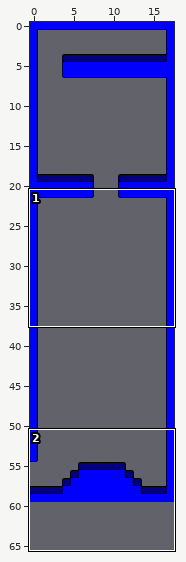
An edit to a level. Tiled map, Resources/room4.tmx. Above, an overview of the earlier version with the close-up marked.
Close-up. Earlier state:
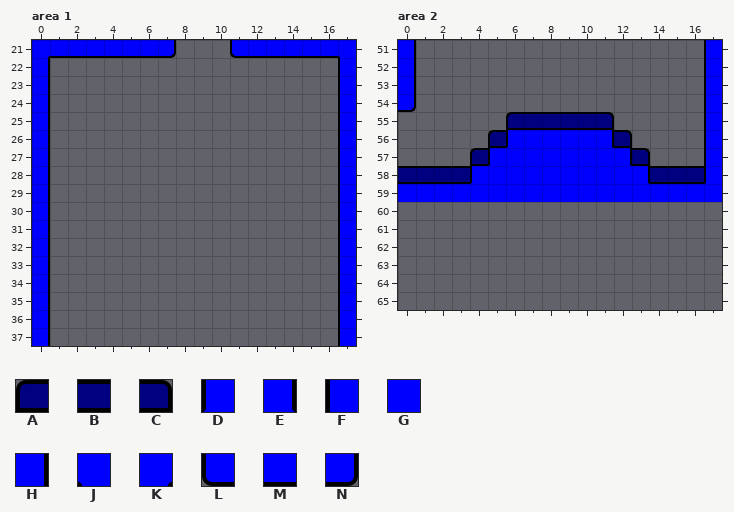
Cells are 32x32 px. Shown: area 1 x 0..17, y 21..37; area 2 x 0..17, y 51..65. The commit also changed other parts of the map, which this record leaves out. The old version is drawn lined up with the new one.
Key: from "tileset": A 0, B 1, C 2, D 3, E 4, F 5, G 6, H 7, J 8, K 9, L 10, M 11, N 12.
_ is an empty cell.
Layer "main-layer" before, area 1, first column x 0:
21 KMMMMMMN___LMMMMMJ
22 H________________F
23 H________________F
24 H________________F
25 H________________F
26 H________________F
27 H________________F
28 H________________F
29 H________________F
30 H________________F
31 H________________F
32 H________________F
33 H________________F
34 H________________F
35 H________________F
36 H________________F
37 H________________F
Layer "main-layer" before, area 2, first column x 0:
51 H________________F
52 H________________F
53 H________________F
54 N________________F
55 ______ABBBBC_____F
56 _____ADGGGGEC____F
57 ____ADGGGGGGEC___F
58 BBBBDGGGGGGGGEBBBD
59 GGGGGGGGGGGGGGGGGG
60 __________________
61 __________________
62 __________________
63 __________________
64 __________________
65 __________________
Now the later version:
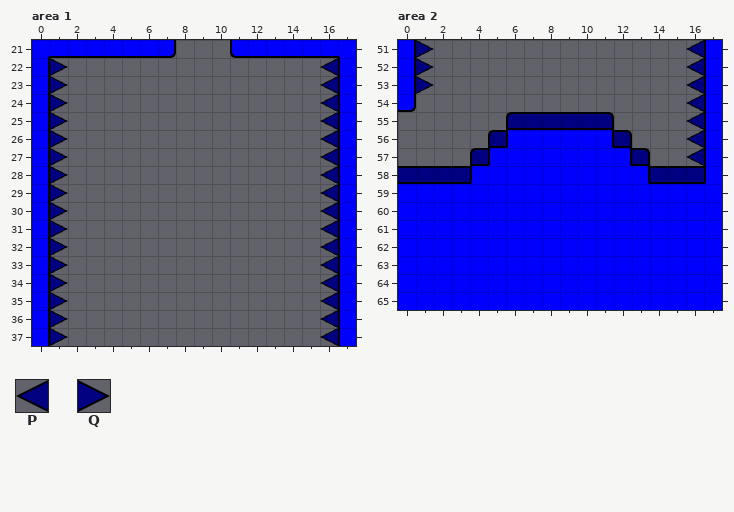
Further tiles: from "tileset": P 15, Q 16.
Diff:
map size 18x60 -> 18x66 cells
Layer "main-layer", area 1:
y 22..37: x 1 _ -> Q; x 16 _ -> P
Layer "main-layer", area 2:
y 51..53: x 1 _ -> Q; x 16 _ -> P
y 54..57: x 16 _ -> P
y 60..65: x 0..17 __________________ -> GGGGGGGGGGGGGGGGGG
Pixel boxes of the changes (left, top, right, bottom) in both close-ups:
added: (50, 58, 68, 346)
added: (320, 58, 338, 346)
added: (416, 40, 434, 94)
added: (686, 40, 704, 166)
added: (398, 202, 722, 310)
